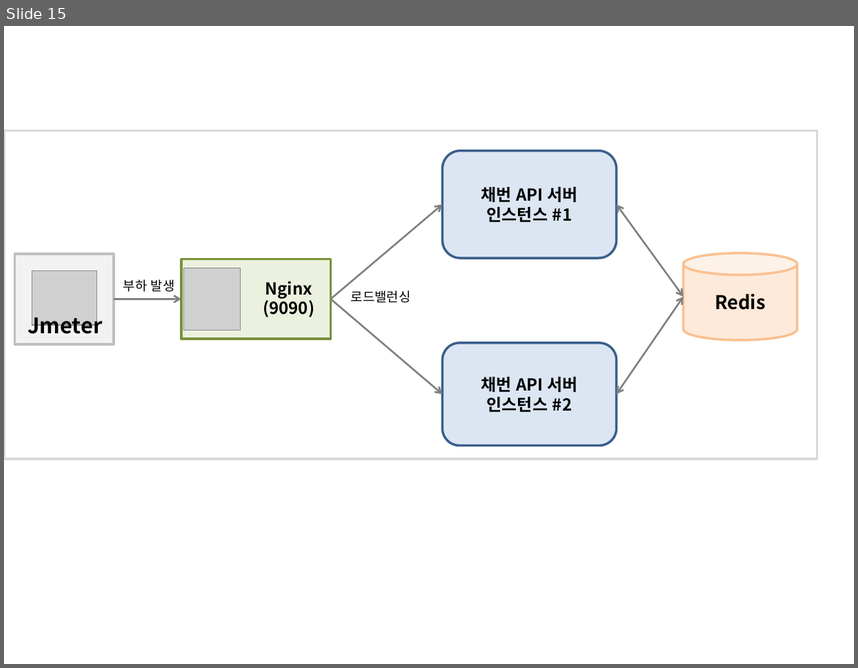
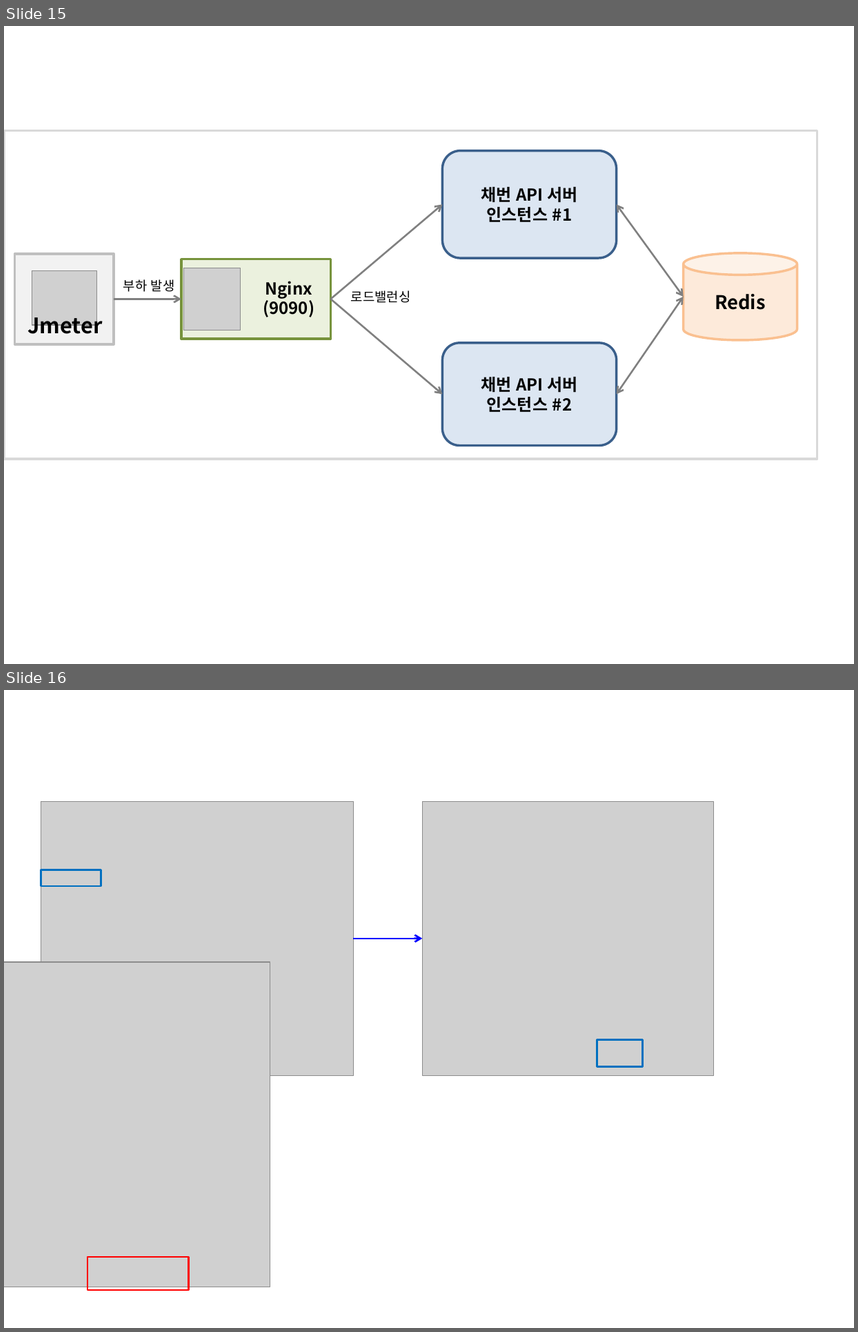
Before and after one commit to ohyes7love/work, a slide deck: restSeqApi/work/이미지.pptx. Shown one above the other, each under a label of ours: slide 15 before the commit, slides 15 and 16 after it. The pictures are 858x668 and 858x1332 pixels, drawn with LibreOffice and Linux fonts; fonts in the diff are those of the drawing; grey boxes stand for pictures. Boxes give left, top, right and bottom in pixels: in the first picture for what was removed or moved away, otherwise in the second. Text is boxed around its words. In the diff, an @@ line names an element or a change of style, - is before the commit and + after.

```diff
--- a/restSeqApi/work/이미지.pptx
+++ b/restSeqApi/work/이미지.pptx
@@ slide 16 added at bbox=[4, 690, 854, 1328], background #FFFFFF @@
@@ picture added at bbox=[41, 801, 353, 1075] @@
@@ picture added at bbox=[422, 801, 714, 1075] @@
@@ rectangle added at bbox=[41, 870, 101, 887], outline #0070C0 1.5 pt @@
@@ arrow added from (353, 938) to (422, 938), #0000FF 1.5 pt @@
@@ picture added at bbox=[4, 962, 270, 1287] @@
@@ rectangle added at bbox=[597, 1039, 642, 1066], outline #0070C0 1.5 pt @@
@@ rectangle added at bbox=[87, 1256, 188, 1290], outline #FF0000 1.5 pt @@
```
Also in this commit, not shown: 1 slide changed, 3 other files.
